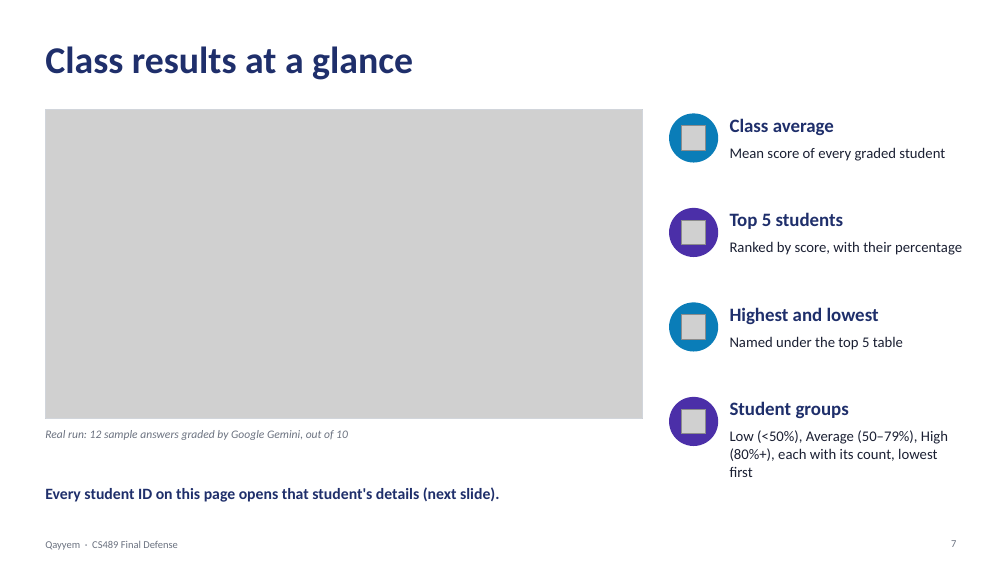
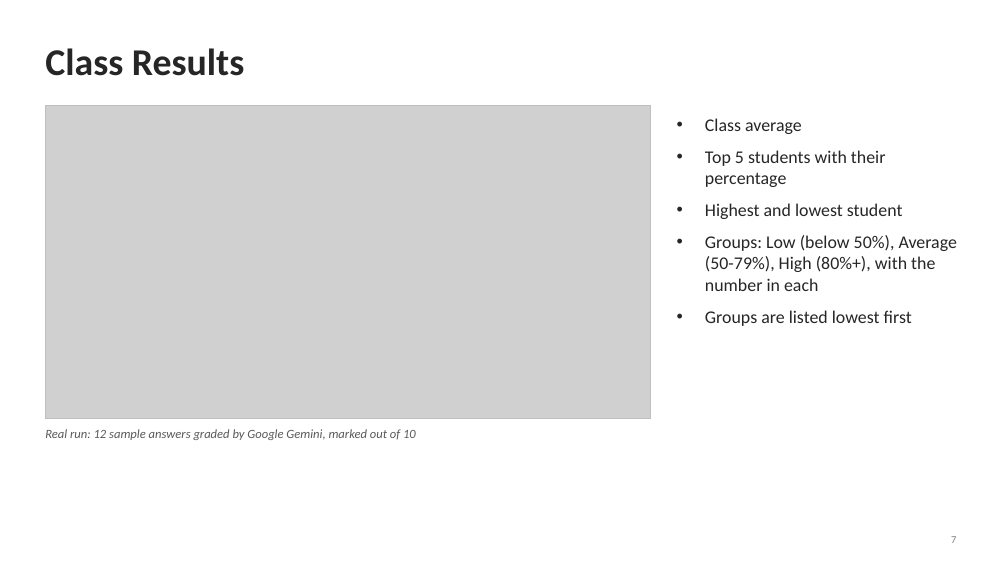
Before and after one commit to saif12ibr-pixel/qayyem, a slide deck: slide 7 of DOCUMENTS/Qayyem_Final_Defense.pptx. Drawn at 1008x567 pixels with LibreOffice and Linux fonts; fonts in the diff are those of the drawing; grey boxes stand for pictures. Boxes give left, top, right and bottom in pixels: in the first picture for what was removed or moved away, otherwise in the second. Text is boxed around its words. In the diff, an @@ line names an element or a change of style, - is before the commit and + after.

Commit message:
Use CS489 throughout and simplify the defense slides
- Report and project description refer to CS489 only
- Defense slides restyled to a plain layout

```diff
--- a/DOCUMENTS/Qayyem_Final_Defense.pptx
+++ b/DOCUMENTS/Qayyem_Final_Defense.pptx
@@ title at [45, 48, 244, 76]: text changed; text colour #1F2F6B to #262626 @@
-Class results at a glance
+Class Results
@@ picture: place and size @@
-picture at [45, 110, 643, 419]
+picture at [45, 106, 650, 419]
@@ rectangle: place and size @@
-rectangle at [45, 110, 643, 419]
+rectangle at [45, 106, 650, 419]
@@ rectangle at [45, 106, 650, 419]: outline #D1D5DB 1 pt to #BFBFBF 1 pt @@
@@ ellipse removed at [669, 113, 718, 163] @@
@@ text added at [705, 118, 957, 326], 17 pt, text #262626 @@
+• Class average
+• Top 5 students with their percentage
+• Highest and lowest student
+• Groups: Low (below 50%), Average (50-79%), High (80%+), with the number in each
+• Groups are listed lowest first
@@ text removed at [730, 118, 834, 135] @@
-Class average
@@ picture removed at [681, 126, 706, 150] @@
@@ text removed at [730, 147, 945, 161] @@
-Mean score of every graded student
@@ ellipse removed at [669, 208, 718, 257] @@
@@ picture removed at [681, 220, 706, 245] @@
@@ text removed at [730, 212, 844, 229] @@
-Top 5 students
@@ text removed at [730, 241, 962, 255] @@
-Ranked by score, with their percentage
@@ ellipse removed at [669, 302, 718, 352] @@
@@ picture removed at [681, 315, 706, 340] @@
@@ text removed at [730, 307, 879, 325] @@
-Highest and lowest
@@ text removed at [730, 336, 903, 350] @@
-Named under the top 5 table
@@ ellipse removed at [669, 397, 718, 446] @@
@@ picture removed at [681, 409, 706, 434] @@
@@ text removed at [730, 401, 849, 418] @@
-Student groups
@@ text at [45, 429, 416, 440]: text changed; size 11 to 12 pt; text colour #6B7280 to #595959 @@
-Real run: 12 sample answers graded by Google Gemini, out of 10
+Real run: 12 sample answers graded by Google Gemini, marked out of 10
@@ text removed at [730, 430, 948, 477] @@
-Low (<50%), Average (50–79%), High (80%+), each with its count, lowest first
@@ text removed at [45, 487, 499, 502] @@
-Every student ID on this page opens that student's details (next slide).
@@ page number at [951, 536, 956, 543]: text colour #6B7280 to #7F7F7F @@
@@ text removed at [45, 541, 177, 550] @@
-Qayyem · CS489 Final Defense
```
Also in this commit, not shown: 17 other slides changed, 3 other files.
